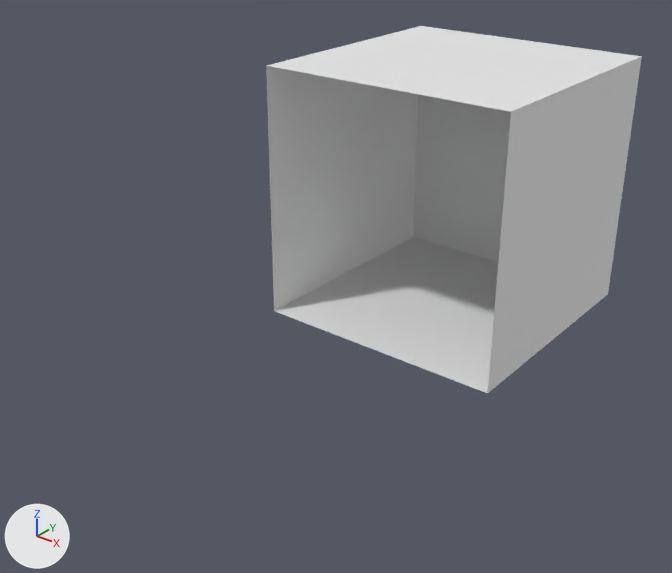
The FBX model Assets/You will die here/Models/Floor.fbx, before and after one commit.
The view is the same before and after, from a 50 mm lens placed at (181489.0, -348883.0, 125275.0), pointed at (-4935.0, -115854.0, -19203.0). The axes (+X, +Y, +Z) are drawn at lower left. The lights are the same throughout. Where no turn or scale is listed for an object, it has been applied to the vertices. Vertices at the same position are counted once.

The scene before the commit, as lines of its bpy script (objects in view):
```python
me_floor = bpy.data.meshes.new('Floor')
me_floor.from_pydata(...)  # 521 vertices, 500 faces; spans x -50000.0..50000.0, y -100000.0..0.0, z -50000.0..50000.0
# faces by material slot: [100, 400]
me_floor.materials.append(mat_floor)  # white #e7e7e7
me_floor.materials.append(mat_underfloor)  # white #e7e7e7
ob_floor = bpy.data.objects.new('Floor', me_floor)
ob_floor.location = (0.0, 0.0, 0.0)
```
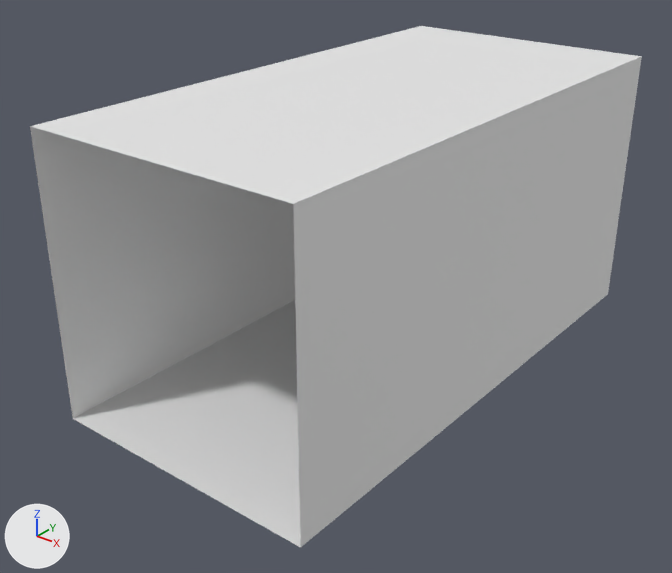
The change, as a diff of the scene's bpy script:
```diff
--- a/Assets/You will die here/Models/Floor.fbx.py
+++ b/Assets/You will die here/Models/Floor.fbx.py
@@ me_floor @@
 # used by ob_floor; location = (0.0, 0.0, 0.0)
-me_floor.from_pydata(...)  # 521 vertices, 500 faces; spans x -50000.0..50000.0, y -100000.0..0.0, z -50000.0..50000.0
+me_floor.from_pydata(...)  # 2201 vertices, 4320 faces; spans x -50000.0..50000.0, y -200000.0..0.0, z -50000.0..50000.0
+# me_floor part 1: 1680 vertices added at x -50000.0..50000.0, y -200000.0..0.0, z -50000.0..50000.0
 me_floor.materials.append(mat_floor)
```

Pixel boxes [x1, y1, x2, y2] of what changed, in the pictures (672 x 573 px):
'Floor', reshaped (63% wider, 42% taller)
    before: [266, 26, 642, 393]
    after: [30, 26, 642, 547]
part 1 of me_floor, added
    after: [30, 26, 642, 547]
